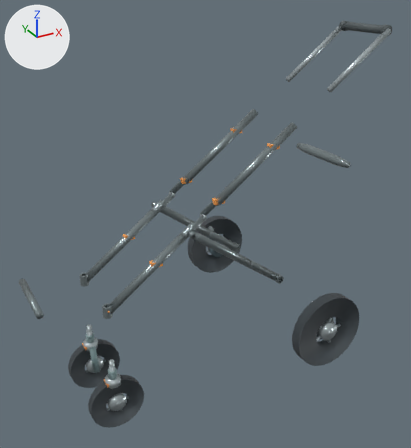
An edit to the glTF model models/no_cabin/w380_state6_wheel_M.glb, drawn before and after from the same camera.
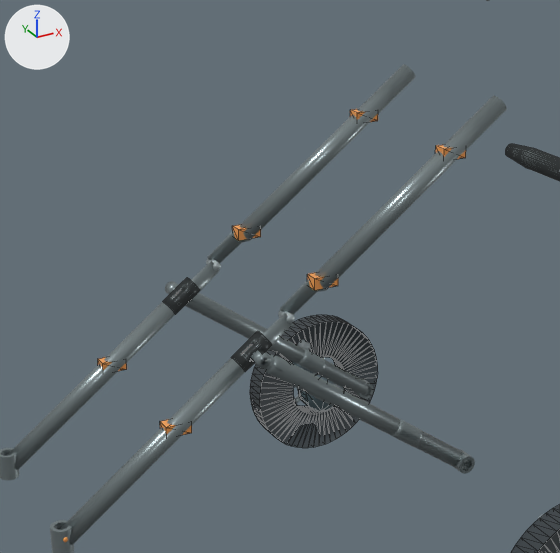
Old and new are each drawn whole from a camera (50 mm lens) standing at (-0.466, -1.873, 1.385) and looking at (0.565, 0.003, 0.448) and again close up on the part from 20% to 78% of the width and 18% to 71% of the height. The axes (+X, +Y, +Z) are drawn at upper left. The lights are the same throughout. The older version's two pictures come first. The close-ups show mesh edges as thin lines. Where no turn or scale is listed for an object, it has been applied to the vertices.

Names of what the first close-up shows: 'RL_tire.003', 'RR_tire.003', 'V46_fold_shell_upper_-1.005', 'V46_rear_leg_-1.005', 'V46_rear_leg_1.005', 'V46_rearbar.005', 'main_lower_-1.005', 'main_lower_1.005', 'main_upper_-1.005', 'main_upper_1.005' and 25 more.
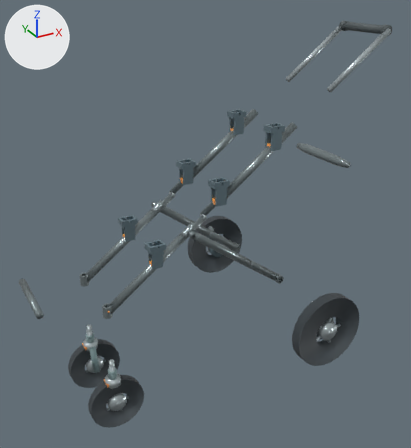
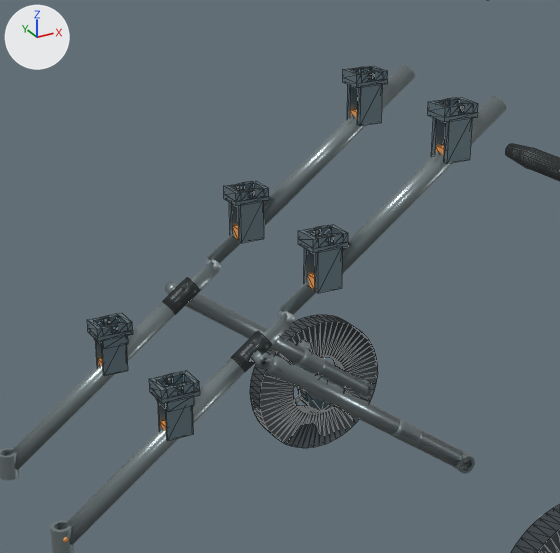
Changed parts and their boxes (x1, y1, x2, y2) in the close-ups (560 x 553 px):
'Universal_Cabin_Receiver_M_-1', added: after (298, 224, 348, 293)
'Universal_Cabin_Receiver_H_-1', added: after (428, 97, 478, 163)
'Universal_Cabin_Receiver_L_-1', added: after (149, 370, 200, 441)
'Universal_Cabin_Receiver_M_1', added: after (224, 181, 269, 243)
'Universal_Cabin_Receiver_H_1', added: after (343, 66, 388, 126)
'Universal_Cabin_Receiver_L_1', added: after (87, 313, 133, 376)

What the commit changed:
Material 'Universal Cabin Receiver' (mat_universal_cabin_receiver) is new.
Its base color is (0.18, 0.26, 0.3) (greyish blue #768b95).
Its metallic is 0.58.
Its roughness is 0.42.
Mesh me_universal_cabin_receiver_m__1 is new.
It has 76 vertices, 156 faces and spans x 0.5147..0.5787, y -0.159..-0.111, z 0.589..0.682.
It uses material mat_universal_cabin_receiver (greyish blue #768b95).
Mesh me_universal_cabin_receiver_l__1 is new.
It has 84 vertices, 168 faces and spans x 0.248..0.312, y -0.159..-0.111, z 0.389..0.482.
It uses material mat_universal_cabin_receiver (greyish blue #768b95).
Mesh me_universal_cabin_receiver_h__1 is new.
It has 76 vertices, 156 faces and spans x 0.7547..0.8187, y -0.159..-0.111, z 0.769..0.862.
It uses material mat_universal_cabin_receiver (greyish blue #768b95).
Mesh me_universal_cabin_receiver_m_1 is new.
It has 76 vertices, 156 faces and spans x 0.5147..0.5787, y 0.111..0.159, z 0.589..0.682.
It uses material mat_universal_cabin_receiver (greyish blue #768b95).
Mesh me_universal_cabin_receiver_l_1 is new.
It has 84 vertices, 168 faces and spans x 0.248..0.312, y 0.111..0.159, z 0.389..0.482.
It uses material mat_universal_cabin_receiver (greyish blue #768b95).
Mesh me_universal_cabin_receiver_h_1 is new.
It has 76 vertices, 156 faces and spans x 0.7547..0.8187, y 0.111..0.159, z 0.769..0.862.
It uses material mat_universal_cabin_receiver (greyish blue #768b95).
Object 'Universal_Cabin_Receiver_M_-1' (ob_universal_cabin_receiver_m__1) is new; it shows me_universal_cabin_receiver_m__1.
Its location is (0.0, 0.0, 0.0).
Object 'Universal_Cabin_Receiver_L_-1' (ob_universal_cabin_receiver_l__1) is new; it shows me_universal_cabin_receiver_l__1.
Its location is (0.0, 0.0, 0.0).
Object 'Universal_Cabin_Receiver_H_-1' (ob_universal_cabin_receiver_h__1) is new; it shows me_universal_cabin_receiver_h__1.
Its location is (0.0, 0.0, 0.0).
Object 'Universal_Cabin_Receiver_M_1' (ob_universal_cabin_receiver_m_1) is new; it shows me_universal_cabin_receiver_m_1.
Its location is (0.0, 0.0, 0.0).
Object 'Universal_Cabin_Receiver_L_1' (ob_universal_cabin_receiver_l_1) is new; it shows me_universal_cabin_receiver_l_1.
Its location is (0.0, 0.0, 0.0).
Object 'Universal_Cabin_Receiver_H_1' (ob_universal_cabin_receiver_h_1) is new; it shows me_universal_cabin_receiver_h_1.
Its location is (0.0, 0.0, 0.0).
